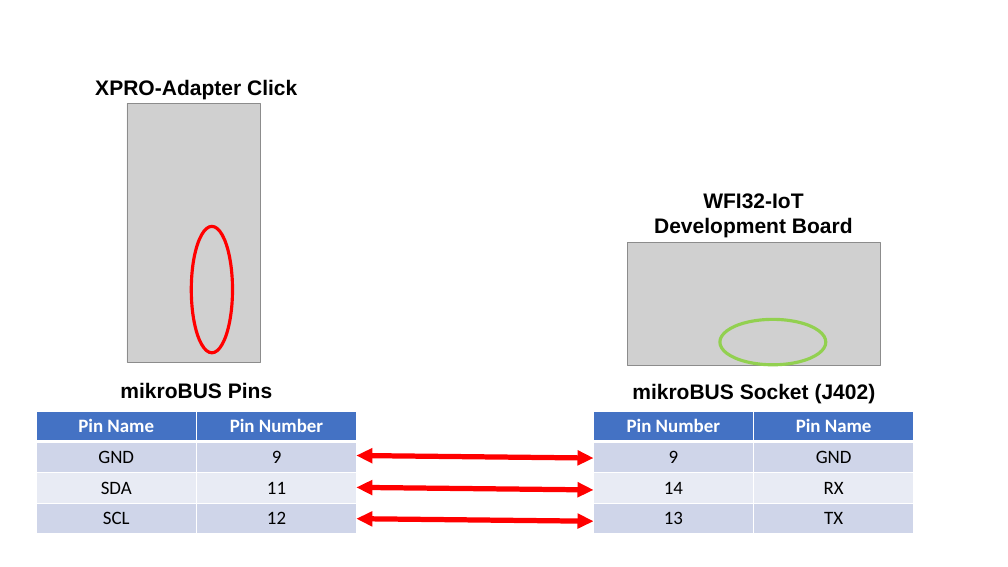
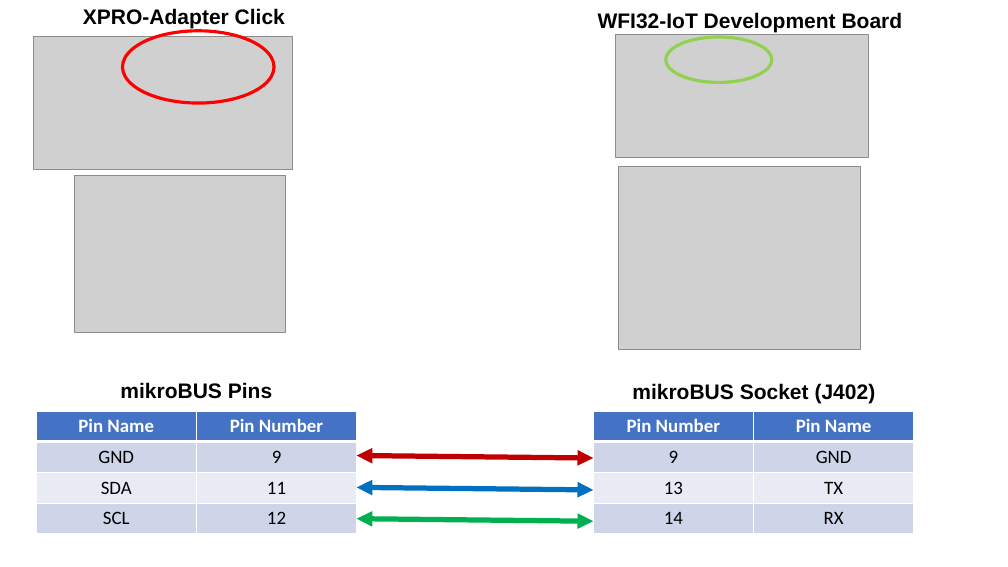
Before and after one commit to MicrochipTech/AzureDemo_AnyCloud, a slide deck: slide 1 of media/XPRO-Adapter_WFI32-IoT.pptx. Drawn at 1008x567 pixels with LibreOffice and Linux fonts; fonts in the diff are those of the drawing; grey boxes stand for pictures. Boxes give left, top, right and bottom in pixels: in the first picture for what was removed or moved away, otherwise in the second. Text is boxed around its words. In the diff, an @@ line names an element or a change of style, - is before the commit and + after.

```diff
--- a/media/XPRO-Adapter_WFI32-IoT.pptx
+++ b/media/XPRO-Adapter_WFI32-IoT.pptx
@@ text "XPRO-Adapter Click": place and size @@
-text "XPRO-Adapter Click" at [95,79,297,99]
+text "XPRO-Adapter Click" at [83,8,285,29]
@@ text "WFI32-IoT Development Board" rewrapped from [654,193,853,238] to [598,12,903,32] @@
@@ picture at [34,36,293,169]: rotation 0 to 270 degrees @@
@@ ellipse at [123,31,274,104]: rotation 270 to 0 degrees @@
@@ picture at [616,35,869,157]: rotation 0 to 180 degrees @@
@@ ellipse: place and size @@
-ellipse at [720,319,826,364]
+ellipse at [666,37,772,82]
@@ picture added at [75,175,286,333] @@
@@ picture added at [619,166,861,349] @@
@@ table at [594,411,914,534] @@
+row 3: 13 | TX
-row 4: 13 | TX
@@ double arrow (357, 456) - (594, 458): stroke #FF0000 5 pt to #C00000 5 pt @@
@@ double arrow (357, 488) - (594, 490): stroke #FF0000 5 pt to #0070C0 5 pt @@
@@ double arrow (357, 519) - (594, 521): stroke #FF0000 5 pt to #00B050 5 pt @@
```
Also in this commit, not shown: 43 other files.
